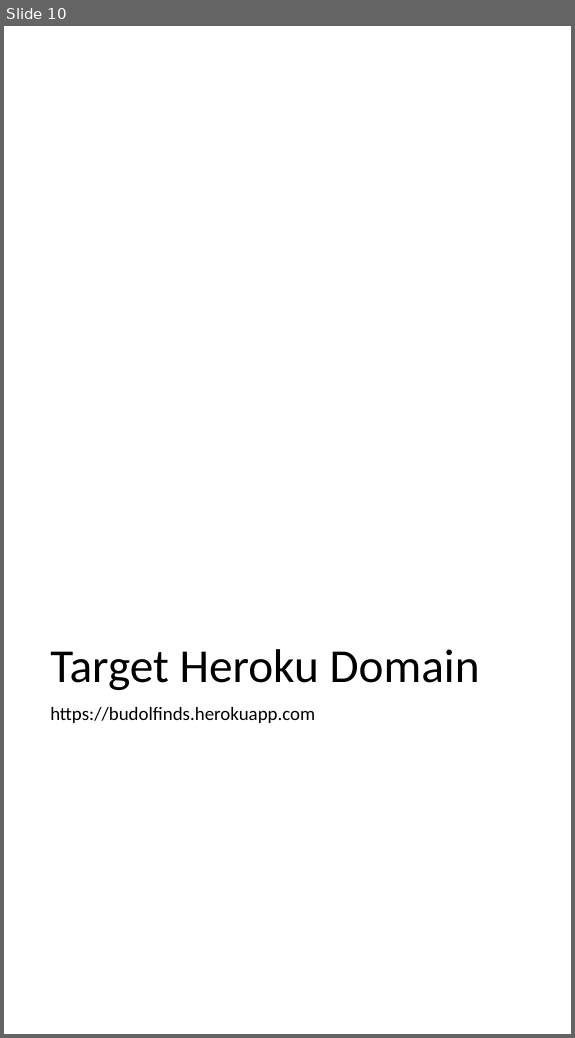
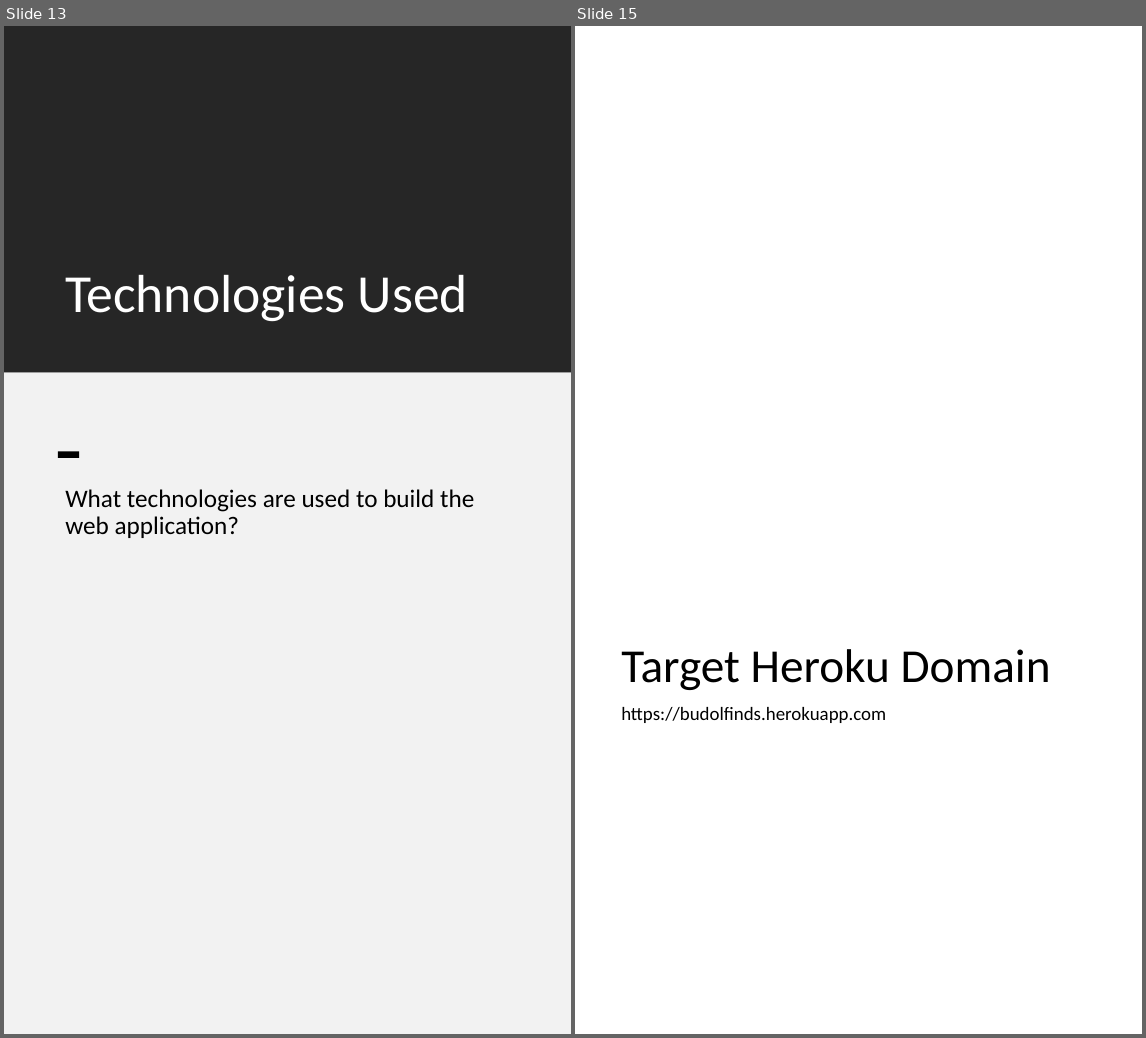
Before and after one commit to jm55/CCAPDEV-MCO, a slide deck: Documentation/MCO Design.pptx. Shown side by side, each under a label of ours: slide 10 before the commit, slides 13 and 15 after it; the slides between them are not shown. The pictures are 575x1038 and 1146x1038 pixels, drawn with LibreOffice and Linux fonts; fonts in the diff are those of the drawing. Boxes give left, top, right and bottom in pixels: in the first picture for what was removed or moved away, otherwise in the second. Text is boxed around its words. In the diff, an @@ line names an element or a change of style, - is before the commit and + after.

```diff
--- a/Documentation/MCO Design.pptx
+++ b/Documentation/MCO Design.pptx
@@ slide 13 added at (4, 26, 571, 1034), background #FFFFFF @@
@@ rectangle added at (4, 26, 571, 373), fill #262626 @@
@@ title added at (65, 275, 468, 321), 51 pt, text #FFFFFF @@
+Technologies Used
@@ rectangle added at (4, 373, 571, 1034), fill #F2F2F2 @@
@@ rectangle added at (58, 452, 79, 458), fill #000000 @@
@@ text added at (65, 489, 474, 538), 24 pt, text #000000 @@
+What technologies are used to build the web application?
@@ what was slide 10 is now slide 15 @@
```
Also in this commit, not shown: 8 slides changed, 5 other slides added, 1 slide removed, 13 other files.
